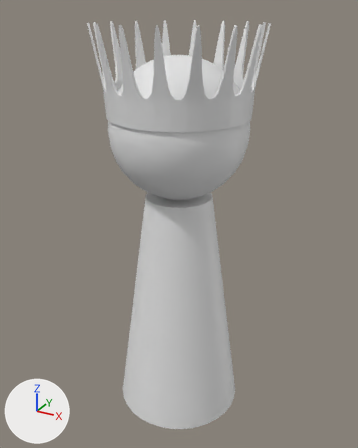
An edit to the Blender file Assets/blenderAsset/player.blend, drawn before and after from the same camera.
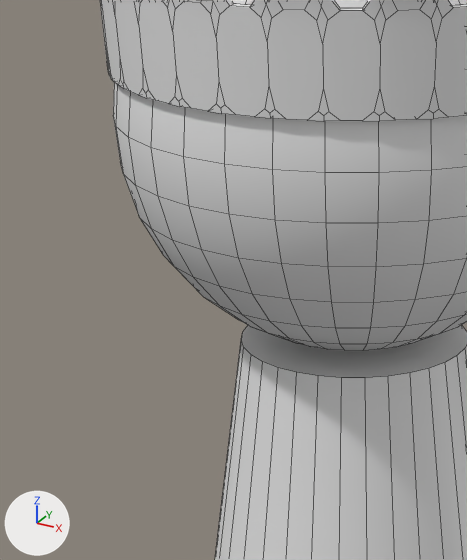
Old and new are each drawn whole from a camera (50 mm lens) standing at (0.2153, -0.3914, 0.3976) and looking at (0.0008, -0.0014, 0.2026) and again close up on the part from 21% to 59% of the width and 22% to 58% of the height. The lights are fixed; the arrows at lower left show +X, +Y and +Z. The close-ups show mesh edges as thin lines.

Script lines for the objects in view, before the commit:
```python
me_円柱 = bpy.data.meshes.new('円柱')
me_円柱.from_pydata(...)  # 1762 vertices, 1378 faces; spans x -0.075..0.075, y -0.075..0.075, z 0.0..0.385
me_円柱.polygons.foreach_set('use_smooth', [True] * 1378)
# before: 288 (0.012, -0.063, 0.296) at pixel (272, 169), 289 (0.012, -0.062, 0.283) at pixel (274, 220), 303 (0.0, -0.064, 0.296) at pixel (224, 164), 304 (0.0, -0.063, 0.283) at pixel (228, 214), 318 (-0.012, -0.063, 0.296) at pixel (183, 156)
# before: 319 (-0.012, -0.062, 0.283) at pixel (188, 206)
ob_円柱 = bpy.data.objects.new('円柱', me_円柱)
ob_円柱.location = (0.0, 0.0, 0.0)
```
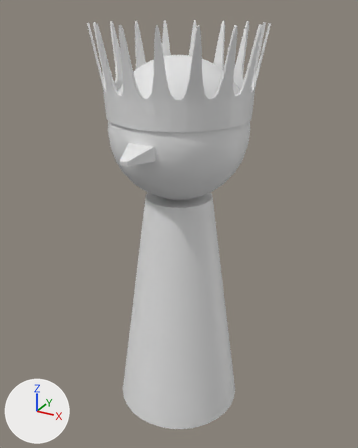
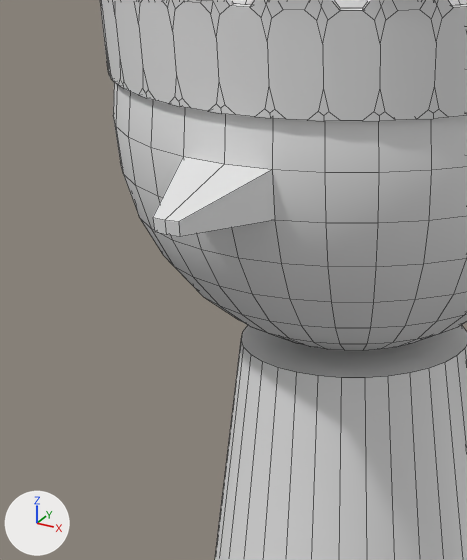
Boxes [x1, y1, x2, y2] around the edits, measured in the close-ups (467 x 560 px):
part 1 of me_円柱, built on: before [183, 157, 275, 220]; after [153, 157, 275, 236]

Diff of the bpy script that builds the scene:
```diff
--- a/Assets/blenderAsset/player.blend.py
+++ b/Assets/blenderAsset/player.blend.py
@@ me_円柱 @@
 me_円柱.from_pydata(...)  # 1762 vertices, 1378 faces; spans x -0.075..0.075, y -0.075..0.075, z 0.0..0.385
 # used by ob_円柱; location = (0.0, 0.0, 0.0)
 # verts and faces of me_円柱; kept vertices keep their numbers, new ones are numbered from 1762
+# me_円柱 part 1
+delete_faces([(288, 303, 304, 289), (303, 318, 319, 304)])
+verts[1762] = (0.004, -0.089, 0.288)  # pixel (178, 221)
+verts[1763] = (0.003, -0.088, 0.285)  # pixel (179, 236)
+verts[1764] = (0.0, -0.089, 0.288)  # pixel (164, 220)
+verts[1765] = (0.0, -0.089, 0.285)  # pixel (166, 234)
+verts[1766] = (-0.004, -0.089, 0.288)  # pixel (152, 217)
+verts[1767] = (-0.003, -0.088, 0.285)  # pixel (154, 232)
+faces += [(289, 1763, 1765, 304), (288, 1762, 1763, 289), (1762, 1764, 1765, 1763), (1764, 1766, 1767, 1765), (318, 319, 1767, 1766), (304, 1765, 1767, 319)]
+faces += [(288, 303, 1764, 1762), (303, 318, 1766, 1764)]
```
